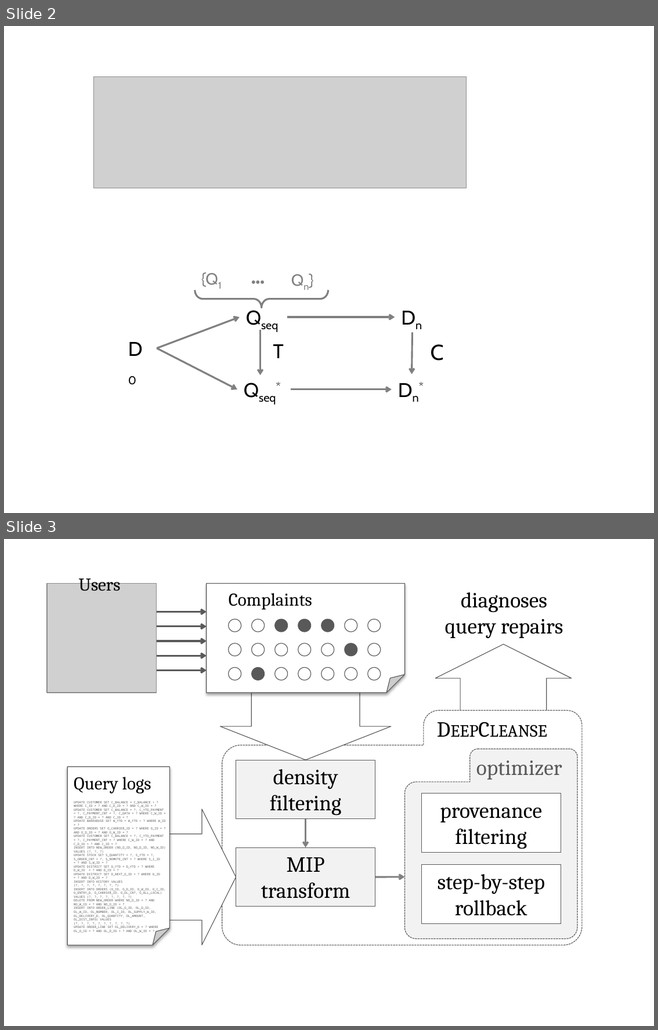
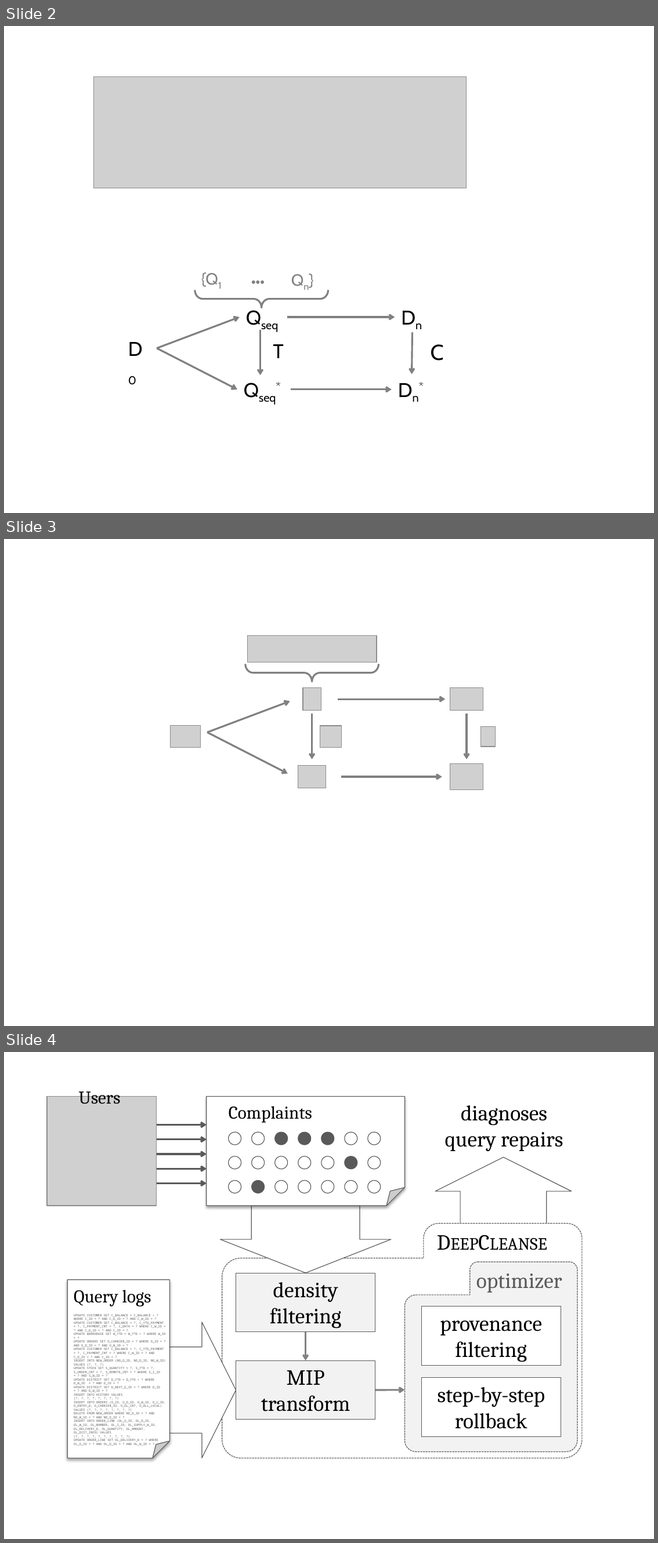
Before and after one commit to xlwang/queryprovenance, a slide deck: docs/vldb15/figures/figs.pptx. Shown one above the other, each under a label of ours: slides 2 and 3 before the commit, slides 2, 3 and 4 after it. The pictures are 658x1030 and 658x1543 pixels, drawn with LibreOffice and Linux fonts; fonts in the diff are those of the drawing; grey boxes stand for pictures. Boxes give left, top, right and bottom in pixels: in the first picture for what was removed or moved away, otherwise in the second. Text is boxed around its words. In the diff, an @@ line names an element or a change of style, - is before the commit and + after.

```diff
--- a/docs/vldb15/figures/figs.pptx
+++ b/docs/vldb15/figures/figs.pptx
@@ slide 3 added at box(4, 539, 654, 1026), background #FFFFFF @@
@@ picture added at box(247, 636, 376, 663) @@
@@ left brace added at box(245, 664, 378, 681), outline #808080 2 pt @@
@@ picture added at box(303, 687, 321, 710) @@
@@ picture added at box(449, 687, 482, 710) @@
@@ arrow added from (208, 733) to (290, 701), #808080 2 pt @@
@@ arrow added from (338, 700) to (445, 700), #808080 2 pt @@
@@ picture added at box(170, 725, 201, 748) @@
@@ arrow added from (312, 714) to (312, 759), #808080 2 pt @@
@@ picture added at box(320, 725, 341, 747) @@
@@ arrow added from (466, 714) to (466, 759), #808080 2 pt @@
@@ picture added at box(480, 727, 495, 747) @@
@@ arrow added from (208, 733) to (287, 773), #808080 2 pt @@
@@ picture added at box(449, 764, 482, 790) @@
@@ picture added at box(297, 765, 325, 788) @@
@@ arrow added from (341, 777) to (442, 777), #808080 2 pt @@
@@ what was slide 3 is now slide 4 @@
```
Also in this commit, not shown: 3 other files.
